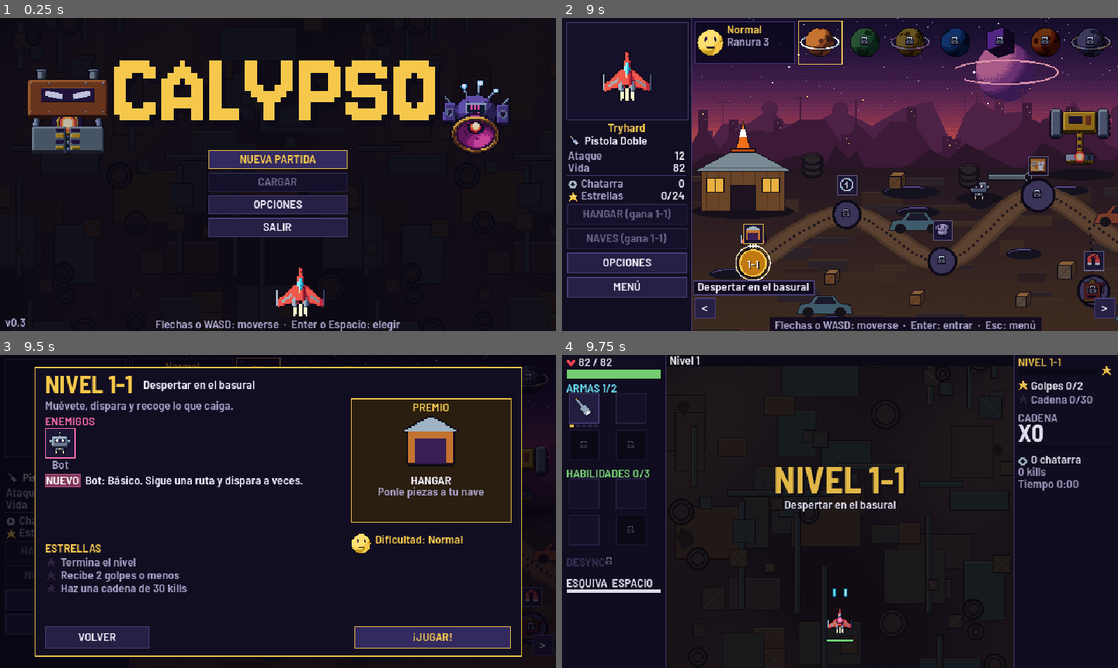
Above: before the commit, frames 1-4 (two rows, left to right).
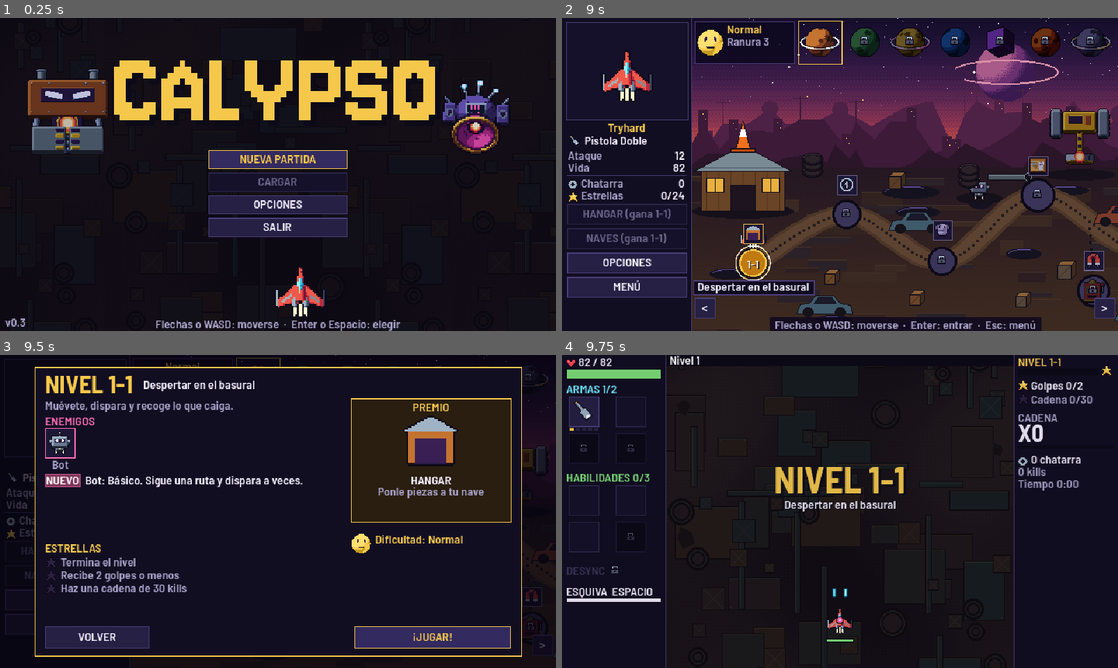
Above: after the commit, the same moments.

Repository: ivanmaxor/Calypso-GM
Game: Godot game, scene res://escenas/principal.tscn
Same seed, same stepped clock (60 frames per second), same inputs: the game is played once before the commit and once after it.
Inputs (mouse positions are in pixels of both pictures, inside the frame that each line leads up to):
- Up to frame 1 (0.25 s): no input
- Up to frame 2 (9 s): tap Enter (ui_accept) at 0.5, 0.77, 1.52, 3.02, 3.77, 4.52, 6.02, 6.77, 7.52 s; move the mouse to (962, 158) at 0.52 s; hold D (mover_derecha) 0.53-1.28 s; hold X (desync) 0.53-1.28 s; click (962, 158) at 0.67 s; move the mouse to (728, 190) at 1.27 s; hold S (mover_abajo) 1.28-2.03 s; tap J (disparar) at 1.35, 8.85 s; move the mouse to (895, 105) at 2.02 s; hold D (mover_derecha) 2.03-2.78 s; hold Space (esquivar) 2.03-2.78 s; move the mouse to (812, 237) at 2.77 s; hold W (mover_arriba) 2.78-3.53 s; tap Shift (foco) at 2.85 s; click (812, 237) at 2.92 s; move the mouse to (1006, 221) at 3.52 s; hold A (mover_izquierda) 3.53-5.03 s; tap Keypad Enter at 3.6 s; move the mouse to (673, 127) at 4.27 s; tap Delete at 4.35 s; move the mouse to (867, 174) at 5.02 s; hold S (mover_abajo) 5.03-5.78 s; tap Q at 5.1 s; click (867, 174) at 5.17 s; move the mouse to (756, 96) at 5.77 s; hold D (mover_derecha) 5.78-6.53 s; tap E at 5.85 s; move the mouse to (962, 158) at 6.52 s; hold W (mover_arriba) 6.53-7.28 s; tap F at 6.6 s; move the mouse to (728, 190) at 7.27 s; hold D (mover_derecha) 7.28-8.03 s; tap P at 7.35 s; click (728, 190) at 7.42 s; move the mouse to (895, 105) at 8.02 s; hold S (mover_abajo) 8.03-8.78 s; hold X (desync) 8.03-8.78 s; move the mouse to (812, 237) at 8.77 s; hold A (mover_izquierda) from 8.78 s (still down)
- Up to frame 3 (9.5 s): keep holding A (mover_izquierda); tap Enter (ui_accept) at 9.02 s
- Up to frame 4 (9.75 s): release A (mover_izquierda) at 9.5 s; click "¡JUGAR!" at 9.5 s

Frames 1-3 are identical in both runs. In frame 4, 2.1% of the frame differs, in the area x 0-18%, y 9-79%.

Commit message:
M06: aire entre los títulos y las ranuras del HUD, y candado separado de DESYNC

Diff:
--- a/juego/combate/combate.gd
+++ b/juego/combate/combate.gd
@@ -3197,10 +3197,10 @@
 	c.draw_rect(rv, Color("0d0a18"))
 	c.draw_rect(Rect2(rv.position + Vector2.ONE, Vector2((rv.size.x - 2) * clampf(hp_visto / stats.hp, 0.0, 1.0), rv.size.y - 2)), Color.WHITE)
 	c.draw_rect(Rect2(rv.position + Vector2.ONE, Vector2((rv.size.x - 2) * frac, rv.size.y - 2)), col_hp if hp_flash % 2 == 0 else UI.C_ROJO)
-	UI.t(c, 5, 30, "ARMAS %d/%d" % [arsenal.armas.size(), Partida.max_armas()], UI.C_CIAN)
+	UI.t(c, 5, 31, "ARMAS %d/%d" % [arsenal.armas.size(), Partida.max_armas()], UI.C_CIAN)
 	for i in Datos.TOPE_ARMAS:
 		var x := 8.0 + (i % 2) * 54.0
-		var y := 44.0 + (i / 2) * 42.0
+		var y := 48.0 + (i / 2) * 42.0
 		if i < arsenal.armas.size():
 			var a = arsenal.armas[i]
 			_ranura_arma(c, x, y, a.id, a.nivel, Datos.NIVEL_MAX_CARTA, a.evo)
@@ -3208,11 +3208,11 @@
 			_ranura_arma(c, x, y, "", 0, 0, false)
 		else:
 			_ranura_cerrada(c, x, y)
-	UI.t(c, 5, 128, "HABILIDADES %d/%d" % [habs.size(), Partida.max_habs()], UI.C_VERDE)
+	UI.t(c, 5, 133, "HABILIDADES %d/%d" % [habs.size(), Partida.max_habs()], UI.C_VERDE)
 	var ids: Array = habs.keys()
 	for i in Datos.TOPE_HABS:
 		var x := 8.0 + (i % 2) * 54.0
-		var y := 142.0 + (i / 2) * 42.0
+		var y := 150.0 + (i / 2) * 42.0
 		if i < ids.size():
 			_ranura_arma(c, x, y, ids[i], habs[ids[i]], Datos.max_hab(ids[i]), false)
 		elif i < Partida.max_habs():
@@ -3220,7 +3220,7 @@
 		else:
 			_ranura_cerrada(c, x, y)
 	# desync y esquiva, abajo
-	var y0 := 230
+	var y0 := 240
 	if tiene_desync:
 		var listo := barra >= 100.0 and estado == "jugando"
 		var en_uso := estado == "desync"
@@ -3239,7 +3239,8 @@
 		y0 += 48
 	else:
 		UI.t(c, 5, y0, "DESYNC", Color("3a3458"))
-		c.draw_texture(Datos.tex("ui_candado"), Vector2(48, y0 + 2))
+		# el candado va después del texto medido, con aire, y no pegado a la "C"
+		c.draw_texture(Datos.tex("ui_candado"), Vector2(5 + UI.ancho("DESYNC") + 5, y0 + 2))
 		y0 += 24
 	var listo_d := dash_cd <= 0
 	UI.t(c, 5, y0, "ESQUIVA  " + Controles.texto("esquivar"), UI.C_TEXTO if listo_d else UI.C_GRIS)
